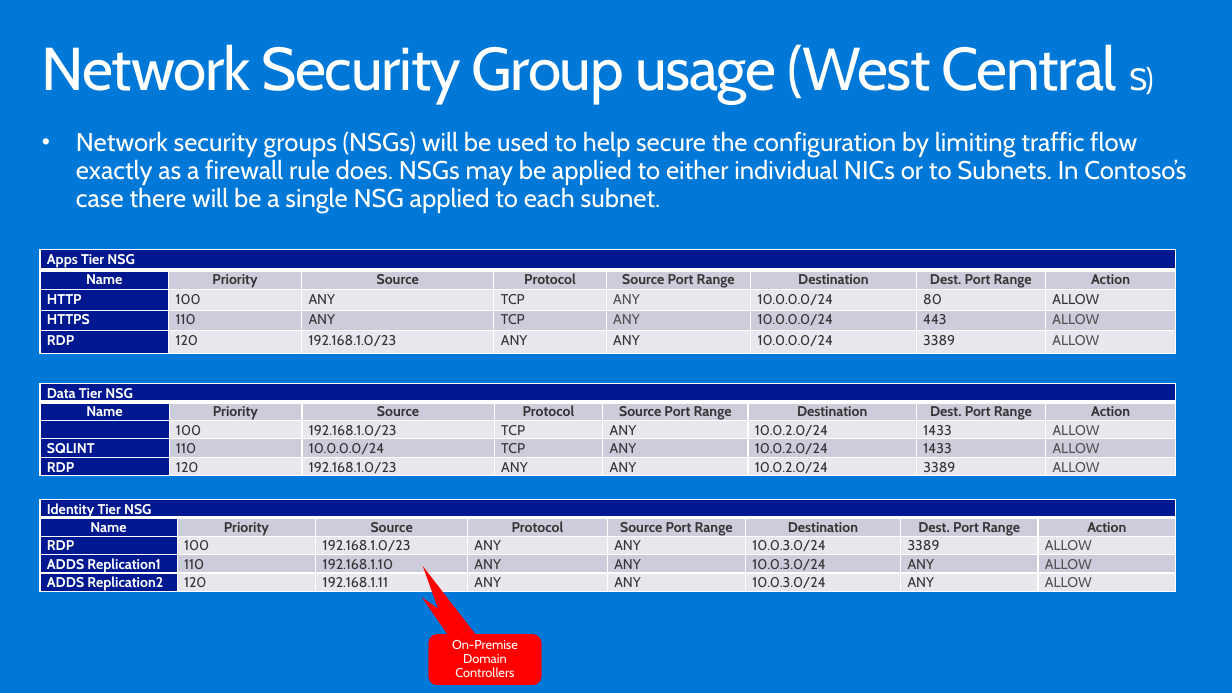
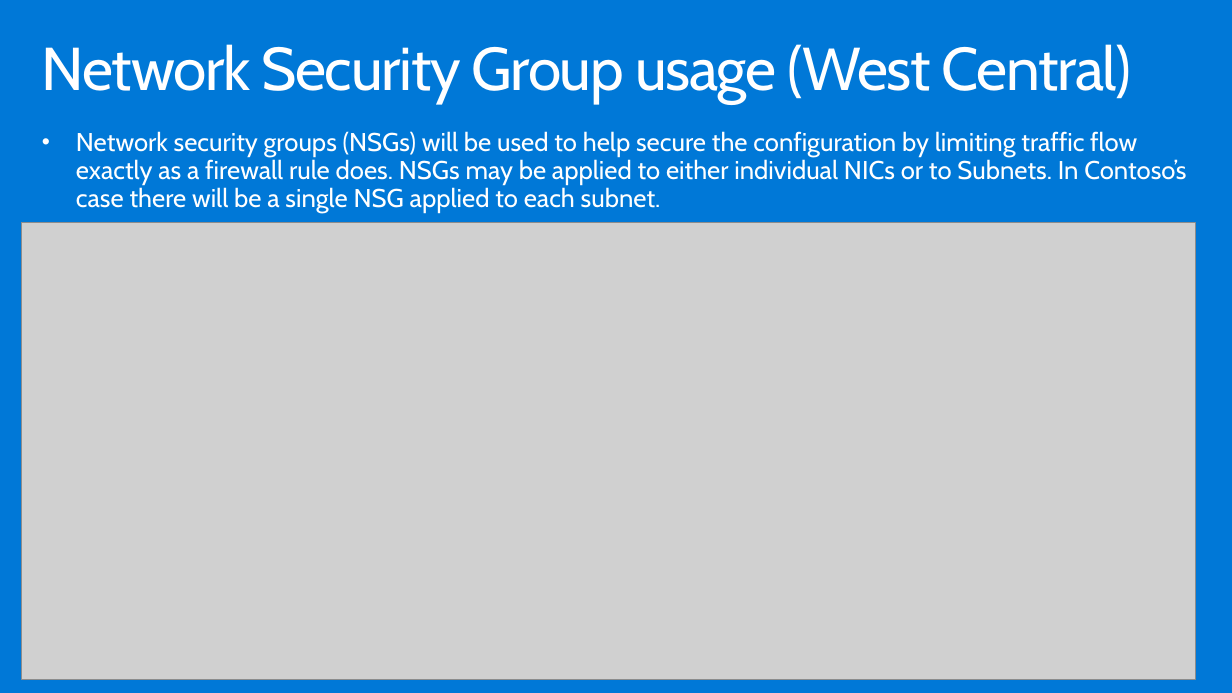
Before and after one commit to yungchou/contoso.insurance, a slide deck: slide 22 of Whiteboard design session/WDS trainer presentation - Building a resilient IaaS architecture.pptx. Drawn at 1232x693 pixels with LibreOffice and Linux fonts; fonts in the diff are those of the drawing; grey boxes stand for pictures. Boxes give left, top, right and bottom in pixels: in the first picture for what was removed or moved away, otherwise in the second. Text is boxed around its words. In the diff, an @@ line names an element or a change of style, - is before the commit and + after.

```diff
--- a/Whiteboard design session/WDS trainer presentation - Building a resilient IaaS architecture.pptx
+++ b/Whiteboard design session/WDS trainer presentation - Building a resilient IaaS architecture.pptx
@@ title at [42, 44, 1132, 103]: text changed @@
-Network Security Group usage (West Central S)
+Network Security Group usage (West Central)
@@ picture added at [21, 223, 1195, 679] @@
@@ table removed at [40, 250, 1176, 353], 5 rows, 8 columns @@
-Apps Tier NSG |  |  |  |  |  |  | 
-Name | Priority | Source | Protocol | Source Port Range | Destination | Dest. Port Range | Action
-HTTP | 100 | ANY | TCP | ANY | 10.0.0.0/24 | 80 | ALLOW
-HTTPS | 110 | ANY | TCP | ANY | 10.0.0.0/24 | 443 | ALLOW
-RDP | 120 | 192.168.1.0/23 | ANY | ANY | 10.0.0.0/24 | 3389 | ALLOW
@@ table removed at [40, 384, 1176, 480], 5 rows, 8 columns @@
-Data Tier NSG |  |  |  |  |  |  | 
-Name | Priority | Source | Protocol | Source Port Range | Destination | Dest. Port Range | Action
- | 100 | 192.168.1.0/23 | TCP | ANY | 10.0.2.0/24 | 1433 | ALLOW
-SQLINT | 110 | 10.0.0.0/24 | TCP | ANY | 10.0.2.0/24 | 1433 | ALLOW
-RDP | 120 | 192.168.1.0/23 | ANY | ANY | 10.0.2.0/24 | 3389 | ALLOW
@@ table removed at [40, 499, 1175, 595], 5 rows, 8 columns @@
-Identity Tier NSG |  |  |  |  |  |  | 
-Name | Priority | Source | Protocol | Source Port Range | Destination | Dest. Port Range | Action
-RDP | 100 | 192.168.1.0/23 | ANY | ANY | 10.0.3.0/24 | 3389 | ALLOW
-ADDS Replication1 | 110 | 192.168.1.10 | ANY | ANY | 10.0.3.0/24 | ANY | ALLOW
-ADDS Replication2 | 120 | 192.168.1.11 | ANY | ANY | 10.0.3.0/24 | ANY | ALLOW
@@ rounded speech box removed at [429, 634, 542, 685] @@
@@ rounded speech box removed at [429, 634, 542, 685] @@
-On-Premise Domain Controllers
```
Also in this commit, not shown: 7 other slides changed, 6 other files.
